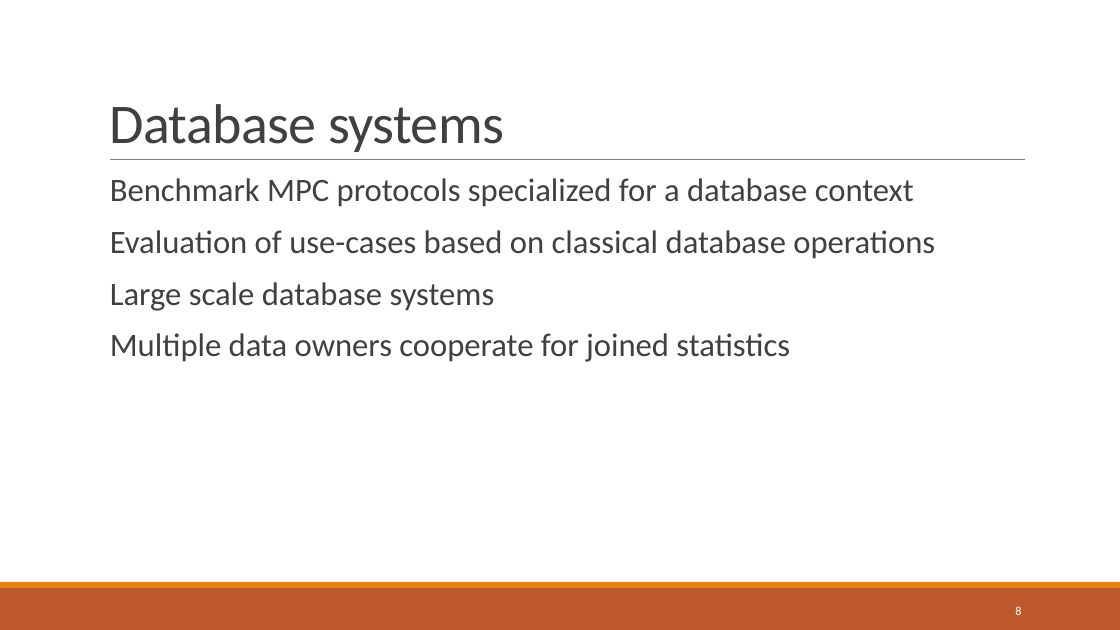
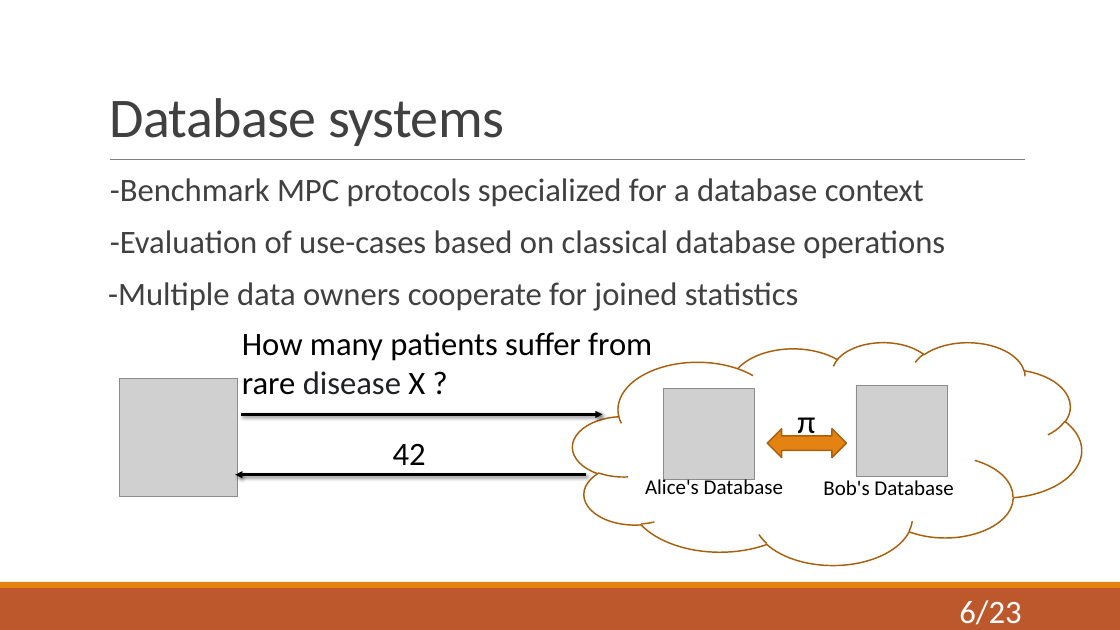
Before and after one commit to niklasUPB/thesis, a slide deck: slide 6 of thesis/Abschlussvortrag.pptx (slide 8 before the commit). Drawn at 1120x630 pixels with LibreOffice and Linux fonts; fonts in the diff are those of the drawing; grey boxes stand for pictures. Boxes give left, top, right and bottom in pixels: in the first picture for what was removed or moved away, otherwise in the second. Text is boxed around its words. In the diff, an @@ line names an element or a change of style, - is before the commit and + after.

Commit message:
08.11

```diff
--- a/thesis/Abschlussvortrag.pptx
+++ b/thesis/Abschlussvortrag.pptx
@@ title "Database systems": place and size @@
-title "Database systems" at [109, 104, 504, 152]
+title "Database systems" at [109, 98, 504, 146]
@@ text at [108, 178, 945, 311]: text changed @@
-  Benchmark MPC protocols specialized for a database context
-  Evaluation of use-cases based on classical database operations
-  Large scale database systems
-  Multiple data owners cooperate for joined statistics
+  -Benchmark MPC protocols specialized for a database context
+  -Evaluation of use-cases based on classical database operations
+-Multiple data owners cooperate for joined statistics
@@ text added at [242, 332, 652, 395], 28 pt, text #000000 @@
+How many patients suffer from rare disease X ?
@@ cloud added at [573, 342, 1082, 565], fill #FFFFFF, outline #A9610D 1.25 pt, 18 pt, text #FFFFFF @@
+π
@@ picture added at [119, 379, 238, 497] @@
@@ picture added at [664, 389, 755, 480] @@
@@ picture added at [856, 385, 947, 476] @@
@@ arrow added from (241, 414) to (602, 414), #000000 2 pt @@
@@ text added at [797, 417, 815, 441], 28 pt, text #000000 @@
+π
@@ text added at [393, 443, 426, 465], 28 pt, text #000000 @@
+42
@@ left right arrow added at [767, 429, 846, 457], fill #E48312, outline #A9610D 1.25 pt @@
@@ arrow added from (586, 475) to (235, 475), #000000 2 pt @@
@@ text added at [645, 477, 783, 494], 18 pt, text #000000 @@
+Alice's Database
@@ text added at [823, 480, 953, 495], 18 pt, text #000000 @@
+Bob's Database
@@ page number at [959, 600, 1021, 625]: text changed; size 10.5 to 28 pt @@
-8
+6/23
```
Also in this commit, not shown: 19 other slides changed, 2 slides added, 3 slides removed.
